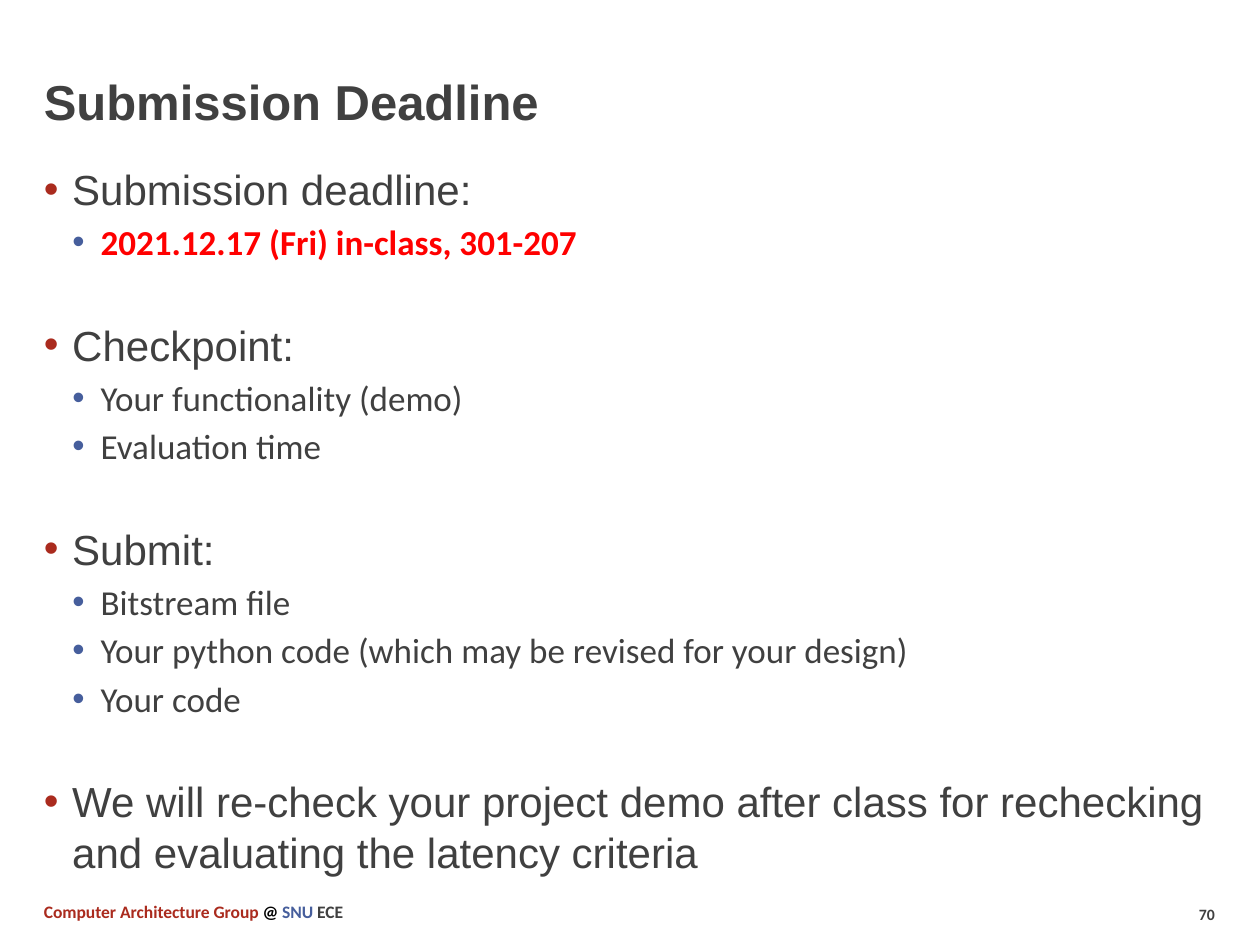
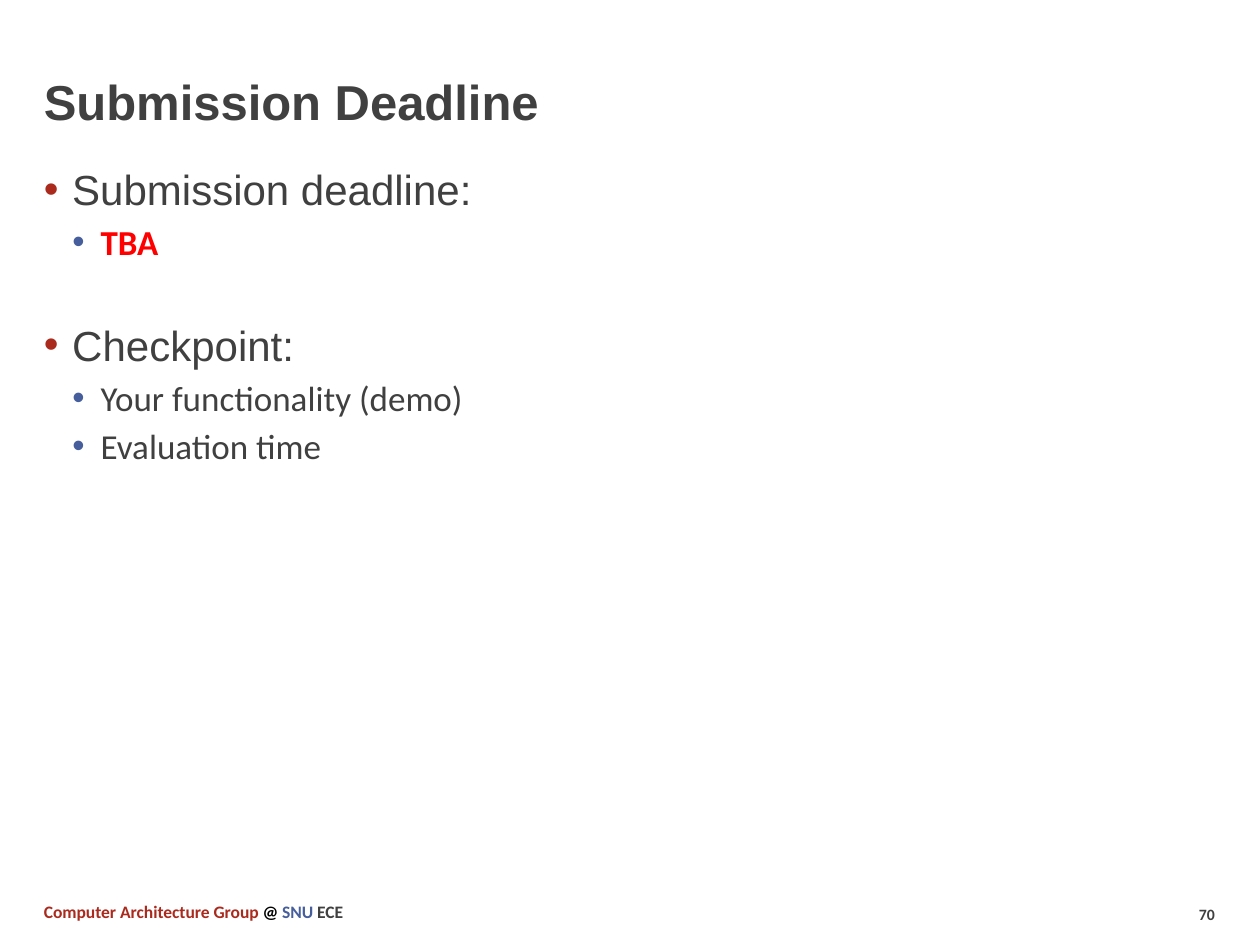
Before and after one commit to SNU-Comparch-Classes/ECE-315.A_2021_Fall_Final_Project, a slide deck: slide 70 of docs/Term_Project.pptx. Drawn at 1260x945 pixels with LibreOffice and Linux fonts; fonts in the diff are those of the drawing. Boxes give left, top, right and bottom in pixels: in the first picture for what was removed or moved away, otherwise in the second. Text is boxed around its words. In the diff, an @@ line names an element or a change of style, - is before the commit and + after.

```diff
--- a/docs/Term_Project.pptx
+++ b/docs/Term_Project.pptx
@@ text at bbox=[101, 232, 159, 255]: text changed @@
-  • 2021.12.17 (Fri) in-class, 301-207
+  • TBA
@@ text at bbox=[72, 534, 1203, 876]: paragraphs removed @@
-• Submit:
-  • Bitstream file
-  • Your python code (which may be revised for your design)
-  • Your code
-• We will re-check your project demo after class for rechecking and evaluating the latency criteria
```
Also in this commit, not shown: 6 other slides changed, 2 slides added, 1 slide removed.
